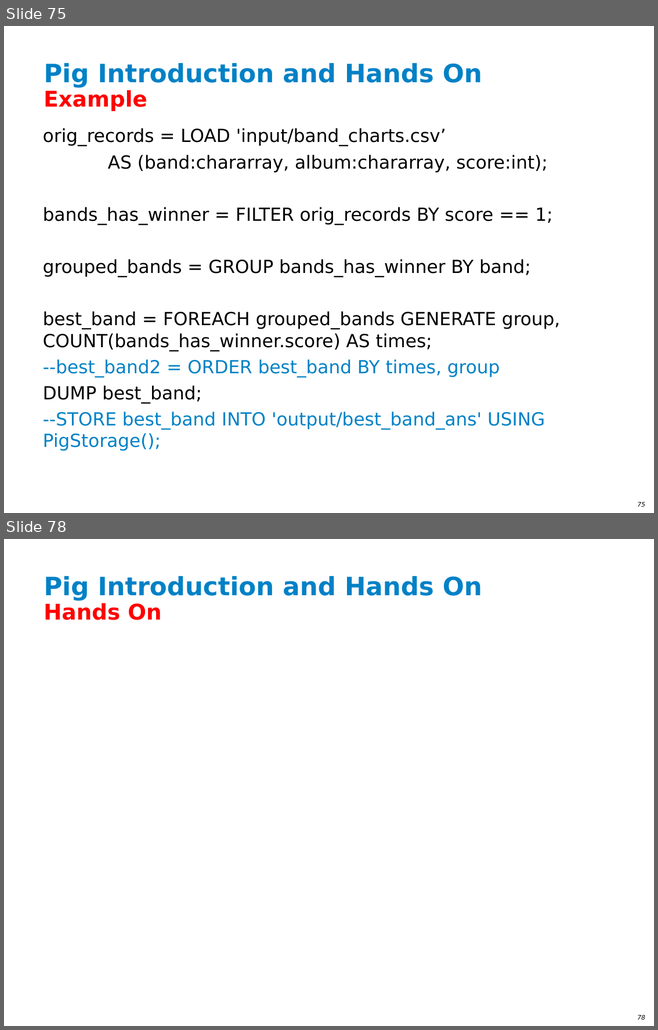
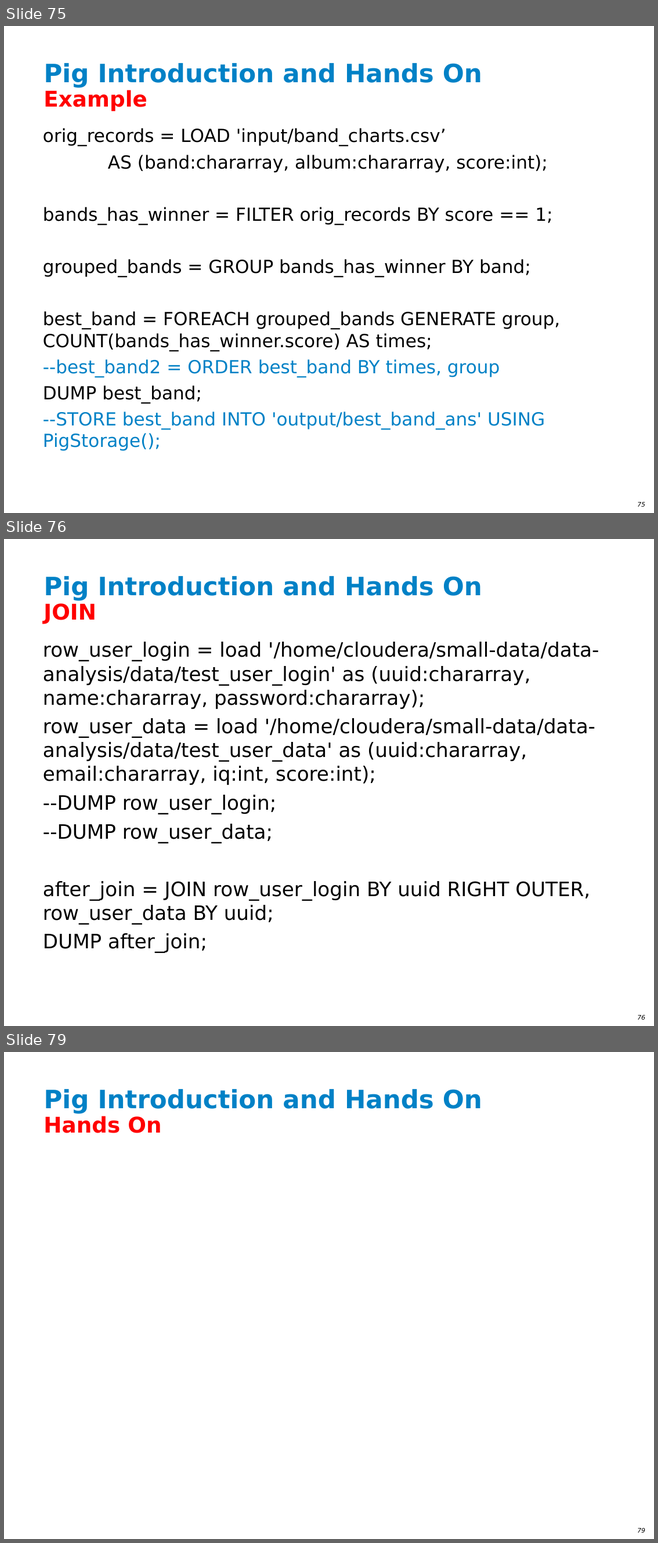
Before and after one commit to ianlin/small-data, a slide deck: training/III_Hadoop_20140607.ppt. Shown one above the other, each under a label of ours: slides 75 and 78 before the commit, slides 75, 76 and 79 after it; the slides between them are not shown. The pictures are 658x1030 and 658x1543 pixels, drawn with LibreOffice and Linux fonts; fonts in the diff are those of the drawing; background and template pictures are left out. Boxes give left, top, right and bottom in pixels: in the first picture for what was removed or moved away, otherwise in the second. Text is boxed around its words. In the diff, an @@ line names an element or a change of style, - is before the commit and + after.

```diff
--- a/training/III_Hadoop_20140607.ppt
+++ b/training/III_Hadoop_20140607.ppt
@@ slide 76 added at [4,539,654,1026], background #FFFFFF; not listed: 1 template element that a slide beside it also shows @@
@@ title added at [44,576,482,601], 28 pt, text #0081C6, bold @@
+Pig Introduction and Hands On
@@ text added at [43,603,96,624], 24 pt, text #FF0000, bold @@
+JOIN
@@ text added at [43,642,598,953], 22 pt, text #000000 @@
+row_user_login = load '/home/cloudera/small-data/data-analysis/data/test_user_login' as (uuid:chararray, name:chararray, password:chararray);
+row_user_data = load '/home/cloudera/small-data/data-analysis/data/test_user_data' as (uuid:chararray, email:chararray, iq:int, score:int);
+--DUMP row_user_login;
+--DUMP row_user_data;
+after_join = JOIN row_user_login BY uuid RIGHT OUTER, row_user_data BY uuid;
+DUMP after_join;
@@ what was slide 78 is now slide 79 @@
@@ page number at [637,1528,645,1533]: text changed @@
-78
+79
```
Also in this commit, not shown: 3 slides changed.
